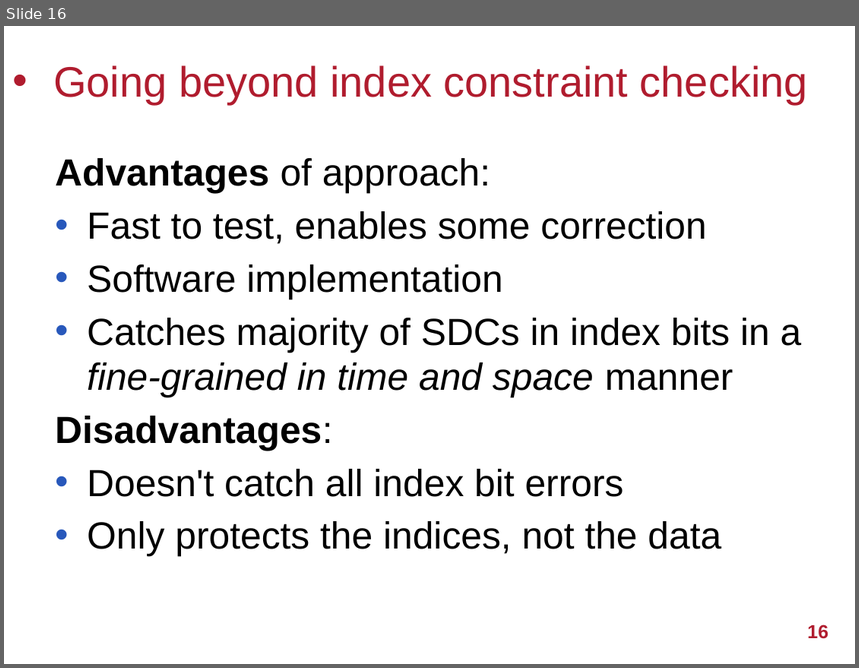
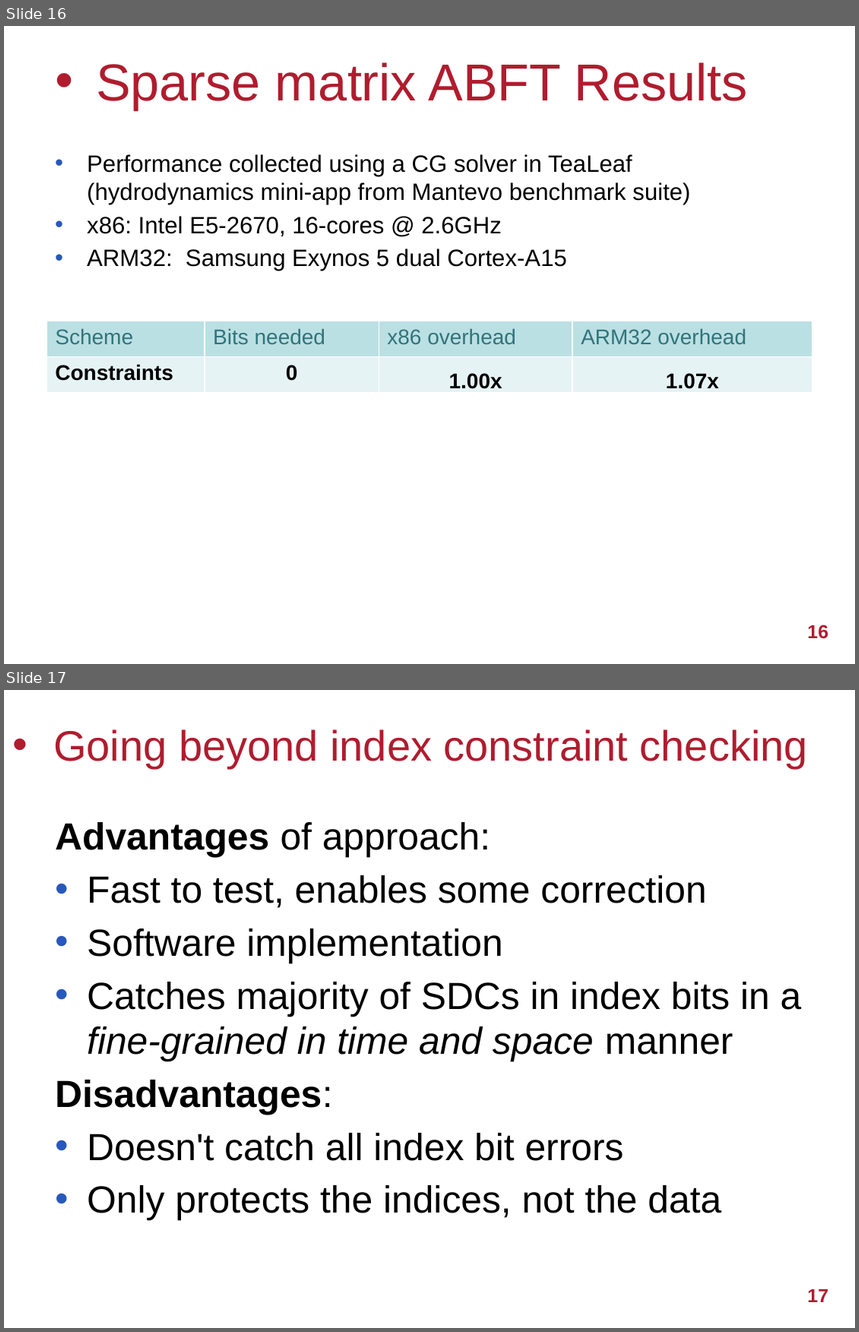
Before and after one commit to UoB-HPC/abft-training, a slide deck: sparse-abft.pptx. Shown one above the other, each under a label of ours: slide 16 before the commit, slides 16 and 17 after it. The pictures are 859x668 and 859x1332 pixels, drawn with LibreOffice and Linux fonts; fonts in the diff are those of the drawing; background and template pictures are left out. Boxes give left, top, right and bottom in pixels: in the first picture for what was removed or moved away, otherwise in the second. Text is boxed around its words. In the diff, an @@ line names an element or a change of style, - is before the commit and + after.

Commit message:
Add performance numbers to slides

```diff
--- a/sparse-abft.pptx
+++ b/sparse-abft.pptx
@@ slide 16 added at bbox=[4, 26, 855, 664], background #FFFFFF @@
@@ title added at bbox=[96, 62, 748, 110], 44 pt, text #B01C2E @@
+• Sparse matrix ABFT Results
@@ text added at bbox=[87, 154, 690, 271], 20 pt, text #000000 @@
+• Performance collected using a CG solver in TeaLeaf (hydrodynamics mini-app from Mantevo benchmark suite)
+• x86: Intel E5-2670, 16-cores @ 2.6GHz
+• ARM32: Samsung Exynos 5 dual Cortex-A15
@@ table added at bbox=[47, 322, 813, 393], 2 rows, 4 columns @@
+Scheme | Bits needed | x86 overhead | ARM32 overhead
+Constraints | 0 | 1.00x | 1.07x
@@ page number added at bbox=[807, 625, 829, 639], 16 pt, text #B01C2E, bold @@
+16
@@ what was slide 16 is now slide 17 @@
@@ page number at bbox=[807, 1290, 829, 1303]: text changed @@
-16
+17
```
Also in this commit, not shown: 2 slides changed, 4 other slides added, 1 slide removed.
